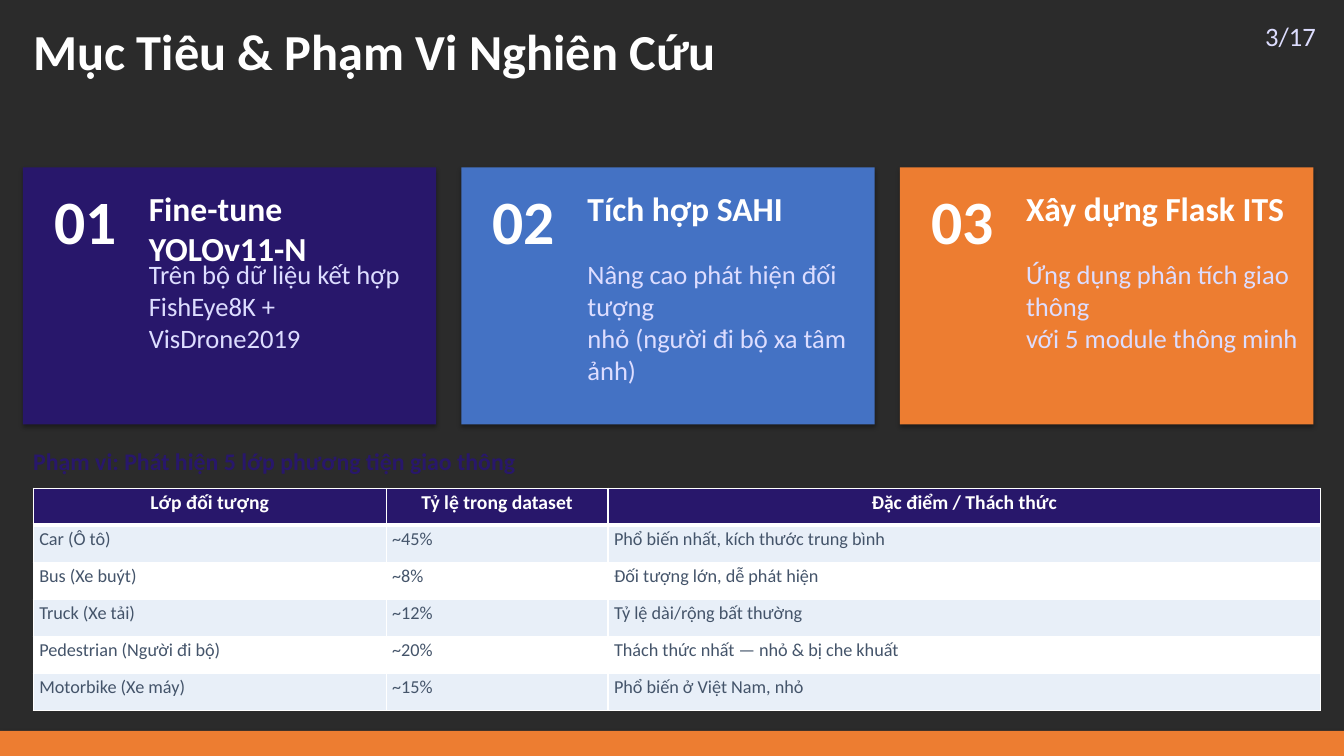
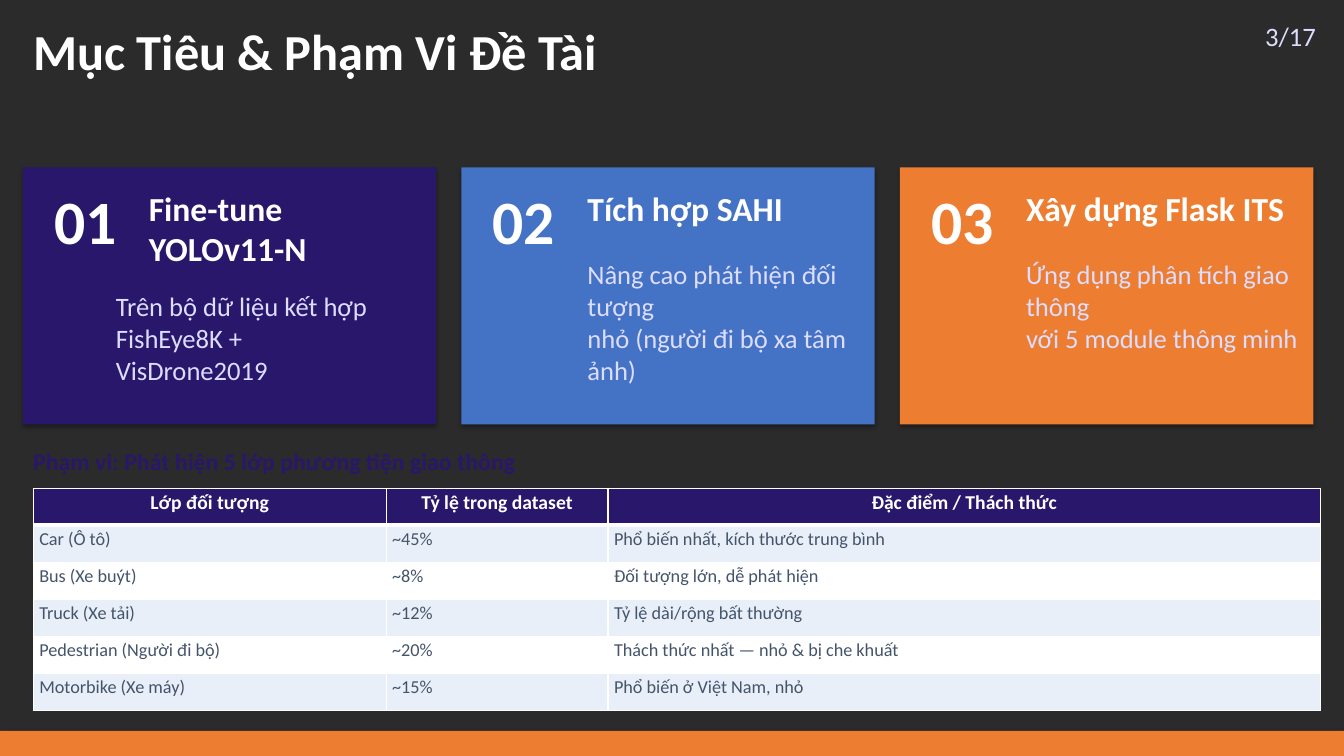
Before and after one commit to Paxx2303/DATN, a slide deck: slide 3 of BaoVe_NguyenQuocNam_221220938.pptx. Drawn at 1344x756 pixels with LibreOffice and Linux fonts; fonts in the diff are those of the drawing; background and template pictures are left out; a plain dark background stands for a picture behind light text. Boxes give left, top, right and bottom in pixels: in the first picture for what was removed or moved away, otherwise in the second. Text is boxed around its words. In the diff, an @@ line names an element or a change of style, - is before the commit and + after.

```diff
--- a/BaoVe_NguyenQuocNam_221220938.pptx
+++ b/BaoVe_NguyenQuocNam_221220938.pptx
@@ text at bbox=[33, 32, 596, 79]: text changed @@
-Mục Tiêu & Phạm Vi Nghiên Cứu
+Mục Tiêu & Phạm Vi Đề Tài
@@ text "Trên bộ dữ liệu kết ...": place and size @@
-text "Trên bộ dữ liệu kết ..." at bbox=[149, 264, 399, 348]
+text "Trên bộ dữ liệu kết ..." at bbox=[116, 296, 367, 380]
```
Also in this commit, not shown: 9 other slides changed, 1 slide added, 2 other files.
